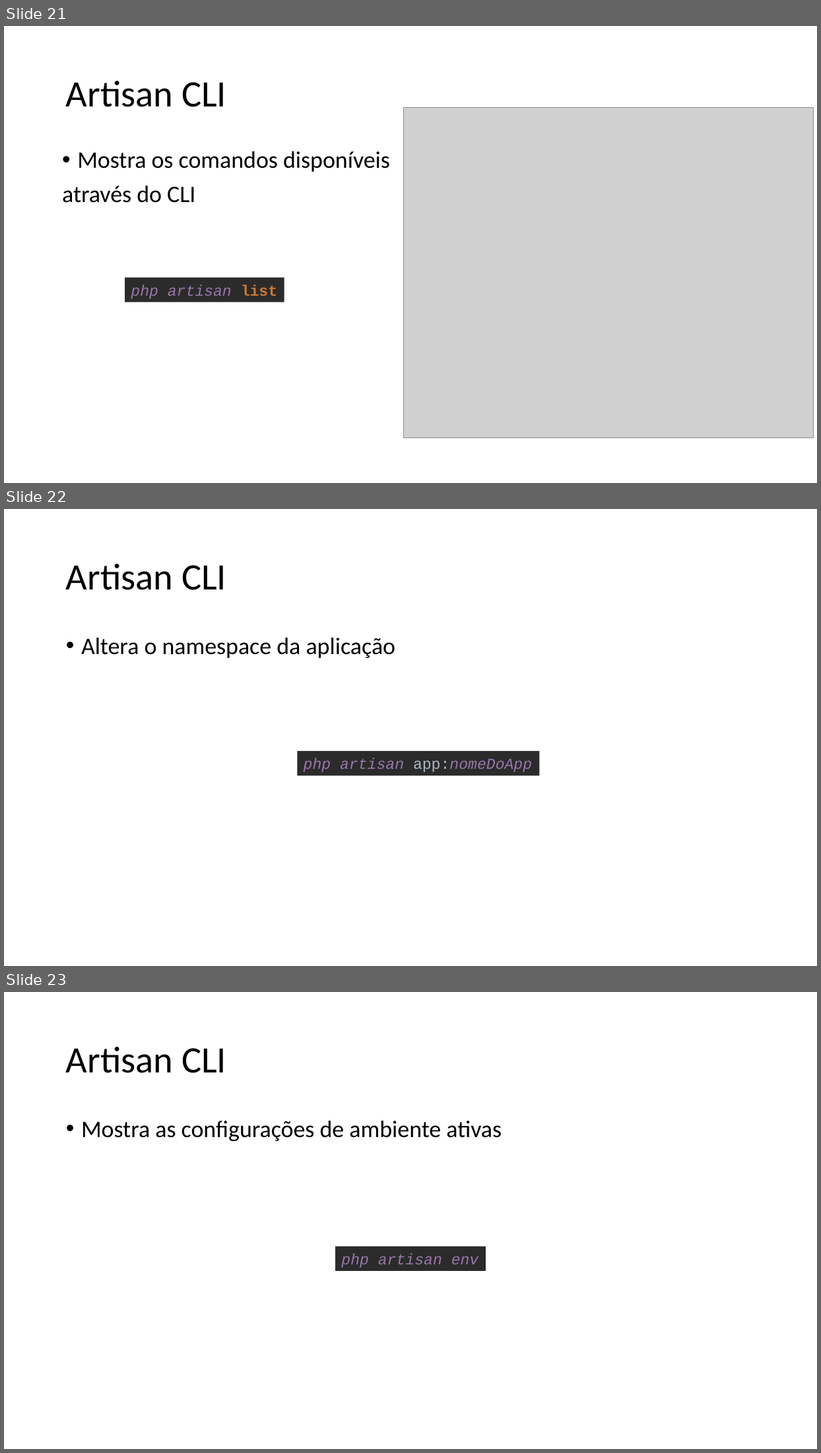
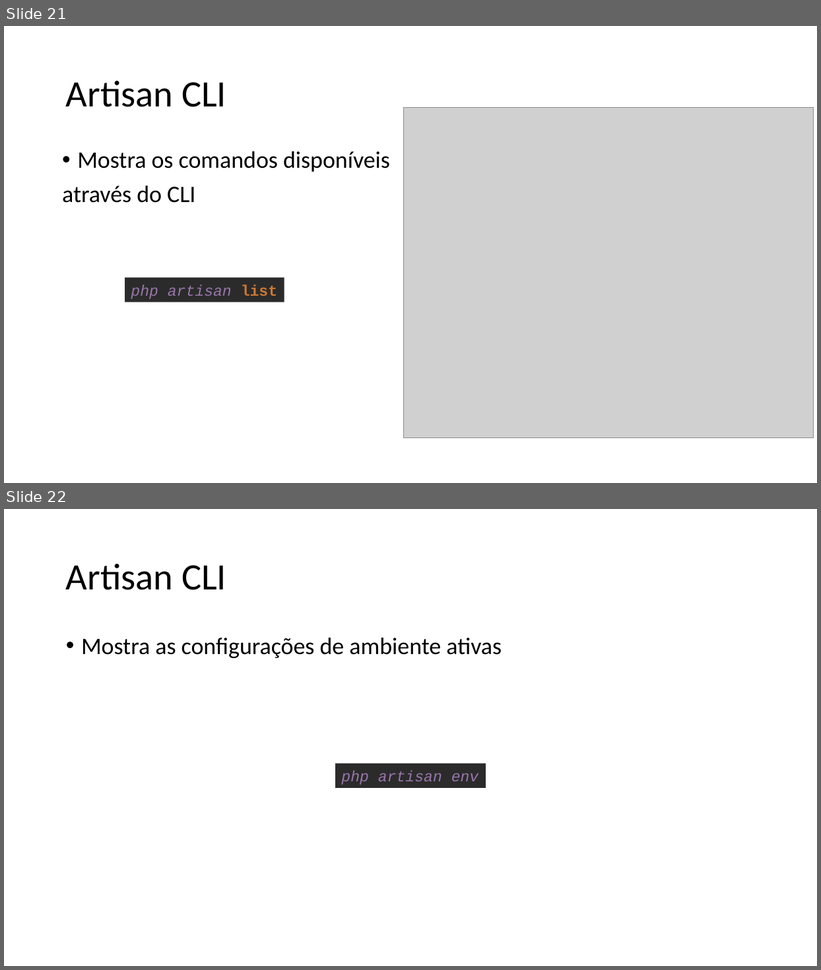
Before and after one commit to renanpupin/fct-blog, a slide deck: Introdução a APIs RESTful com PHP Laravel 5.pptx. Shown one above the other, each under a label of ours: slides 21, 22 and 23 before the commit, slides 21 and 22 after it. The pictures are 821x1453 and 821x970 pixels, drawn with LibreOffice and Linux fonts; fonts in the diff are those of the drawing; grey boxes stand for pictures. Boxes give left, top, right and bottom in pixels: in the first picture for what was removed or moved away, otherwise in the second. Text is boxed around its words. In the diff, an @@ line names an element or a change of style, - is before the commit and + after.

```diff
--- a/Introdução a APIs RESTful com PHP Laravel 5.pptx
+++ b/Introdução a APIs RESTful com PHP Laravel 5.pptx
@@ slide 22 removed at <box>4,509,817,966</box>, background #FFFFFF @@
@@ title removed at <box>66,564,226,590</box> @@
-Artisan CLI
@@ text removed at <box>81,638,396,658</box> @@
-• Altera o namespace da aplicação
@@ rectangle removed at <box>298,751,539,776</box> @@
-php artisan app:nomeDoApp
@@ what was slide 23 is now slide 22 @@
```
Also in this commit, not shown: 7 slides changed, 2 other slides removed.
